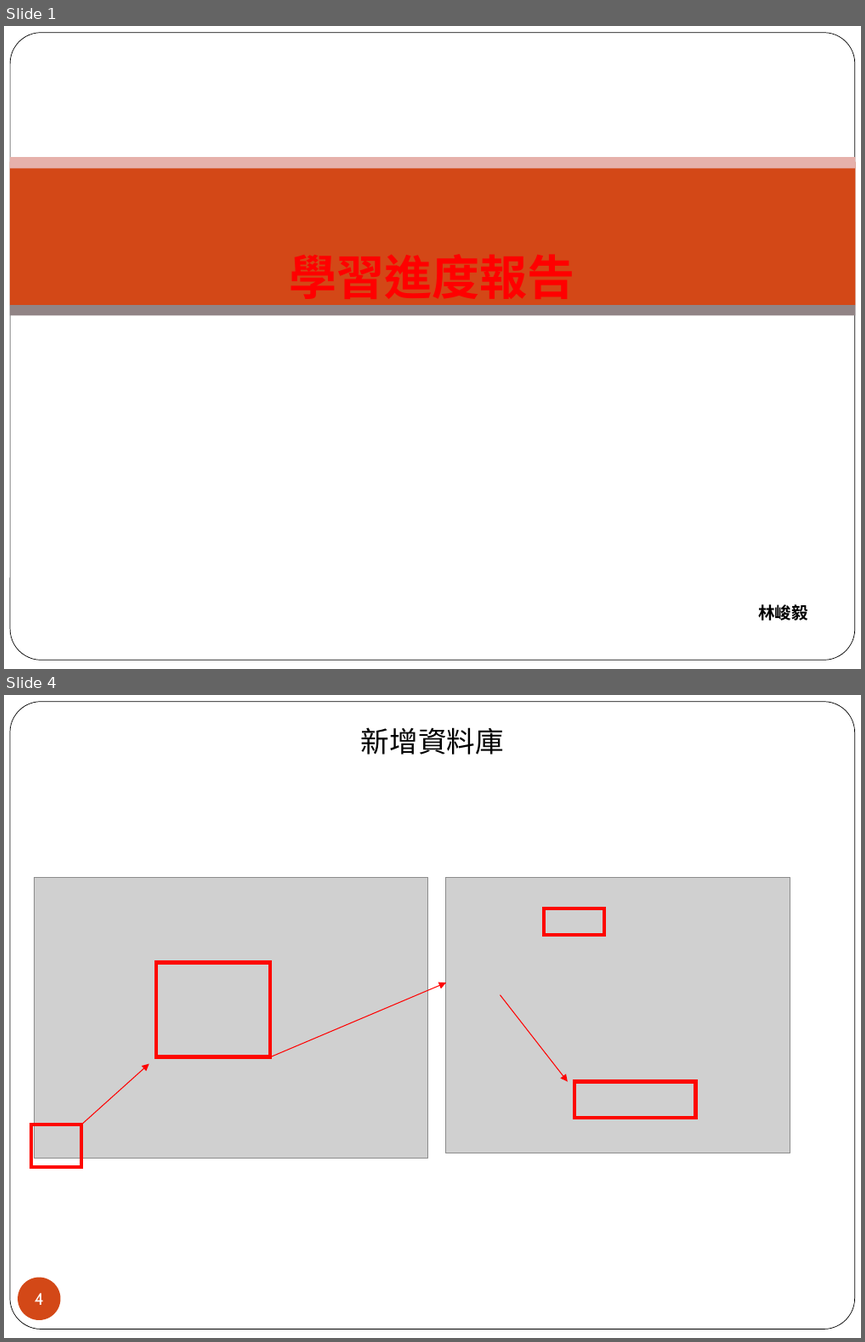
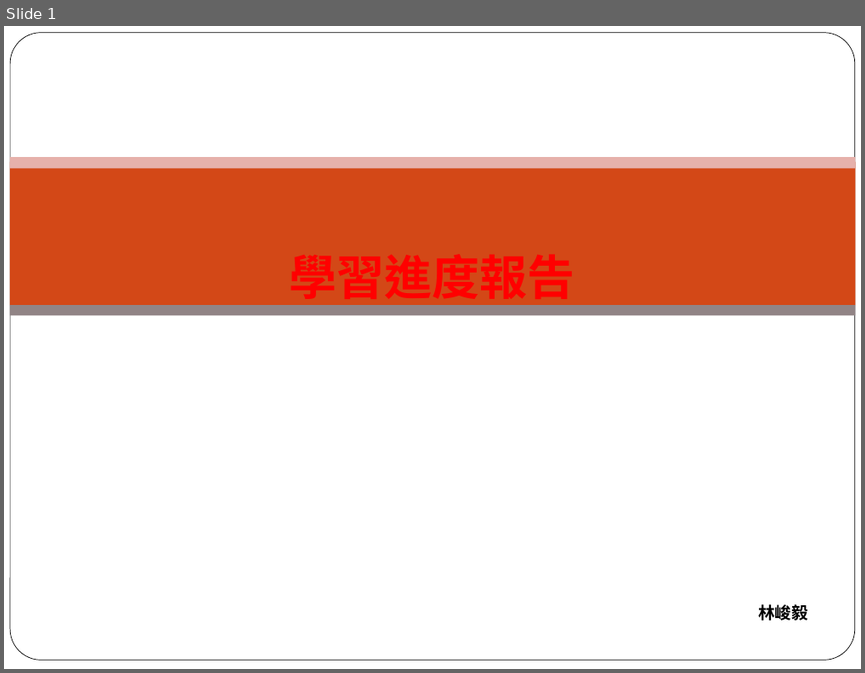
Before and after one commit to a20017428/gh, a slide deck: 週報/FUR/林峻毅(20240603)/林峻毅_週報_1211.ppt. Shown one above the other, each under a label of ours: slides 1 and 4 before the commit, slide 1 after it; the slides between them are not shown. The pictures are 865x1342 and 865x673 pixels, drawn with LibreOffice and Linux fonts; fonts in the diff are those of the drawing; grey boxes stand for pictures; background and template pictures are left out. Boxes give left, top, right and bottom in pixels: in the first picture for what was removed or moved away, otherwise in the second. Text is boxed around its words. In the diff, an @@ line names an element or a change of style, - is before the commit and + after.

```diff
--- a/週報/FUR/林峻毅(20240603)/林峻毅_週報_1211.ppt
+++ b/週報/FUR/林峻毅(20240603)/林峻毅_週報_1211.ppt
@@ slide 4 removed at [4, 695, 861, 1338], background picture (left out); not listed: 1 template element that a slide beside it also shows @@
@@ text removed at [361, 727, 504, 755] @@
-新增資料庫
@@ picture removed at [34, 878, 427, 1158] @@
@@ picture removed at [446, 878, 790, 1153] @@
@@ rectangle removed at [544, 908, 605, 935] @@
@@ rectangle removed at [155, 962, 270, 1056] @@
@@ arrow removed from (270, 1056) to (446, 983) @@
@@ arrow removed from (500, 995) to (568, 1082) @@
@@ arrow removed from (81, 1124) to (148, 1063) @@
@@ rectangle removed at [574, 1082, 695, 1117] @@
@@ rectangle removed at [31, 1124, 82, 1167] @@
@@ page number removed at [18, 1276, 61, 1320] @@
-4
```
Also in this commit, not shown: 15 slides added, 23 other slides removed, 22 other files.
